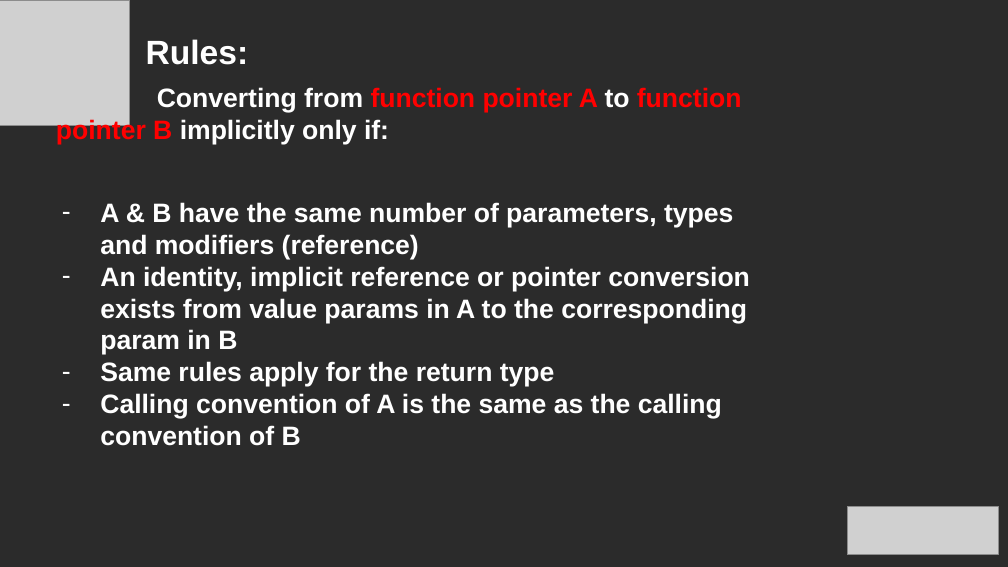
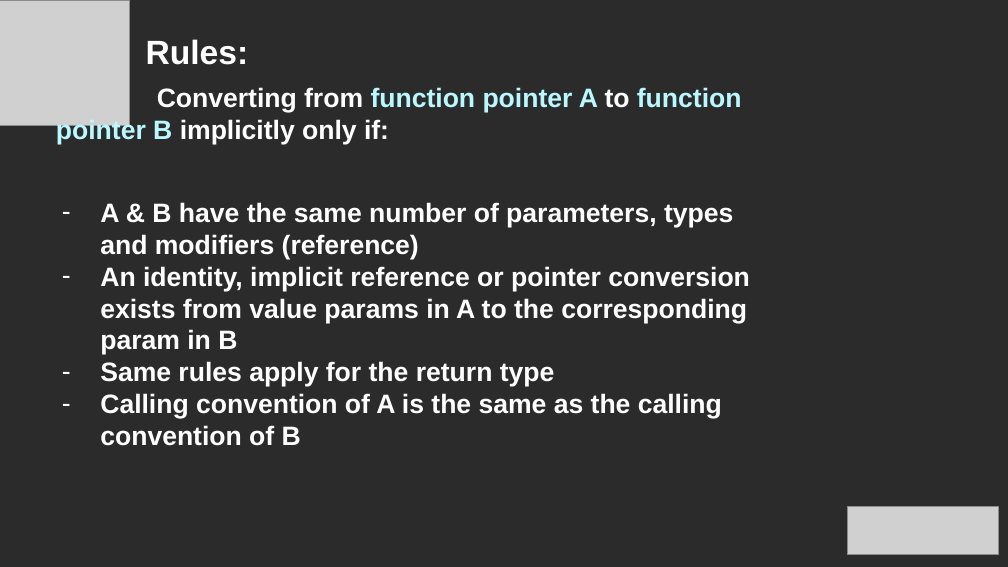
Before and after one commit to 94adi/DesignPatterns, a slide deck: slide 7 of FunctionPointer/Function Pointers proviz.pptx (slide 8 before the commit). Drawn at 1008x567 pixels with LibreOffice and Linux fonts; fonts in the diff are those of the drawing; grey boxes stand for pictures; background and template pictures are left out; a plain dark background stands for a picture behind light text. Boxes give left, top, right and bottom in pixels: in the first picture for what was removed or moved away, otherwise in the second. Text is boxed around its words. In the diff, an @@ line names an element or a change of style, - is before the commit and + after.

Commit message:
function pointer | presentation update

```diff
--- a/FunctionPointer/Function Pointers proviz.pptx
+++ b/FunctionPointer/Function Pointers proviz.pptx
@@ text "Converting from function pointer A ..." at (56, 87, 742, 144): text colour #FF0000 to #BAF8FF in "function pointer A function pointer B" @@
```
Also in this commit, not shown: 2 other slides changed, 1 slide added, 1 slide removed.
